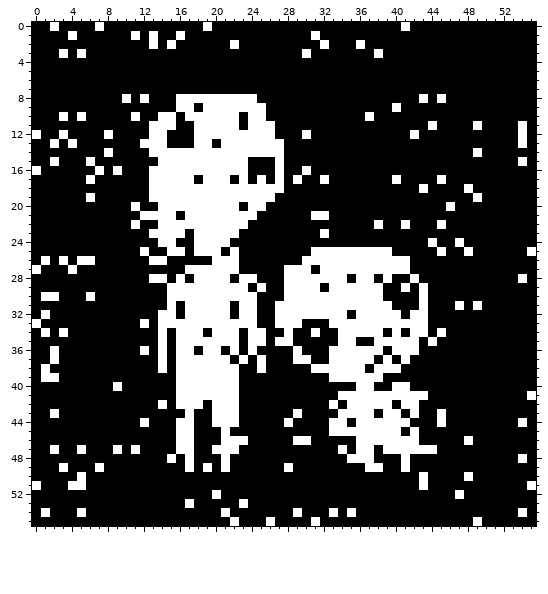
A pixel-art sprite gets an edit: resources/images/zoomed_w_noise/kusozu.png. Above, as it was before the edit.
The file is 224x224 pixels, drawn in blocks of 4x4; one block is one cell here.
After the commit:
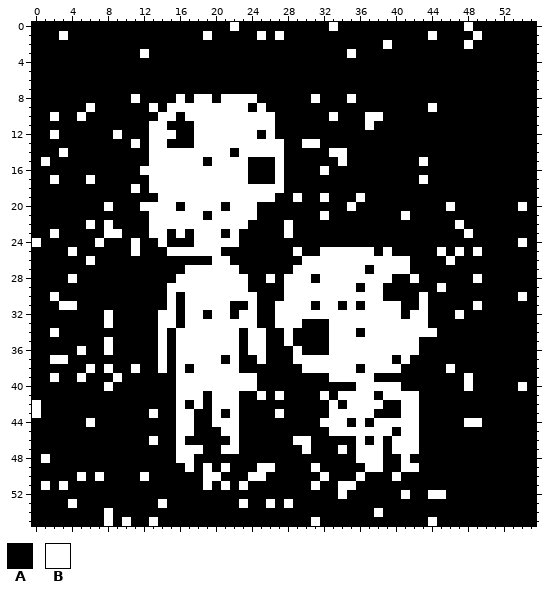
Palette (. is transparent): A #000000  B #ffffff
Edits made:
Changed rows in their new state; - is an unchanged pixel.
first column x 2:
 0 A----A-----------A--B----------B-------A------B-
 1 -BA------A-A--A--B-----B-B---A------------B----B
 2 -----------A-A------A---------A---A--B--------B-
 3 -A-A------B-----------------A----B--A-----------
first column x 0:
 8 ----------ABA----A--A----------B---B-------A-A----------
 9 ------B------B-B--B-----A---------------A---B-----------
10 --BA-------A-----------B--B------B----B-----------------
11 ---------------A-------B-------------B------A----A----A-
12 A-BA----AB-----B---------A----A-----------A-----------A-
13 --A-A------BA-------B---------BB----------------------A-
14 ---B----A-------------A----------BB--------------A------
15 -BA---A------B-----A--------------B--------B----------A-
16 A------A-A--B-----------------A-B-----------------------
17 --B---------------B---B--A---A--A-------A--B-A----------
18 -----------B-------------------------------A----A-------
19 ------A------A---------------B--B---B------------A------
20 --------B--ABB--A----A-B-A---------B------------------B-
21 ------------A---B--A-----------A---------B--------------
22 ------B-B--A-B--------------B---------A--A---A-B--------
23 --B-----BB-----A-----A------B---A---------------B-------
24 B------B---B---A------B---------------------A--A------B-
25 ----B------BA----B----A------B-A------A--------BAB-----A
26 -A-A-A-------AA-------A-----------------------B---------
27 A---A-----------------------A--B-----A------------------
28 ----B--------AA--B----B-A-B----A---B--B----------B----A-
29 -------------------------A------B---A----A-A-B----------
30 -A----A---------A-------------------------------------B-
31 ---BB------------------A-------A--A-A---B------A--------
32 -A------B----------A---------------B-----------B--------
33 A-------B---A---A---------------------------------------
34 -ABA---------------B-----------A-B--A--B-B--BA----------
35 --------B------------------A-----B--BB------A-----------
36 --A--B--B---A-----B--B---B-------------B----------------
37 ---B-----------------ABA-------BB-----B-----------------
38 -A----B-B--B-----A-------A----B-----AB--------B---------
39 -A---B---B-------------BB-------------A---------B-------
40 --------BA-------------BB-------------BB-A------B-----B-
41 -------------------A-----B-B----B-----A----A-----------A
42 B-------------A--A---------------------A----------------
43 B-A----------B--B----A-----B-A---B-----AAB---A----------
44 ------B-----A---------------A---B----A----B--A--BB----A-
45 ----------------------B-----------------AB--------------
46 -------------B---A---A-A-------------A-A--------A-------
47 --A--A---A-A------B-A---------B-------BA---AA-----------
48 -B-------------AB----A-------------A--B---------------A-
49 ---A---A-----------------BB-A--B----------B-------------
50 -------B----B------BB---BB------B---B---B--A----A-------
51 AB-BAA-------------B-B-B-------B--BB-------A-----------A
52 --------------------A-------------B------B--BB-A--------
53 ----B---------B--A--------B-B---------------------------
54 -A---A--B------------A-------A---A-A--B---------------A-
55 --------B-B--B--------A---A-----------------B----A------
Boxes around the changes in both pictures, in picture pixels (x1, y1, x2, y2):
changed: (32, 22, 482, 526)
changed: (518, 121, 527, 211)
changed: (518, 238, 536, 301)
changed: (518, 382, 536, 427)
changed: (518, 454, 536, 517)
